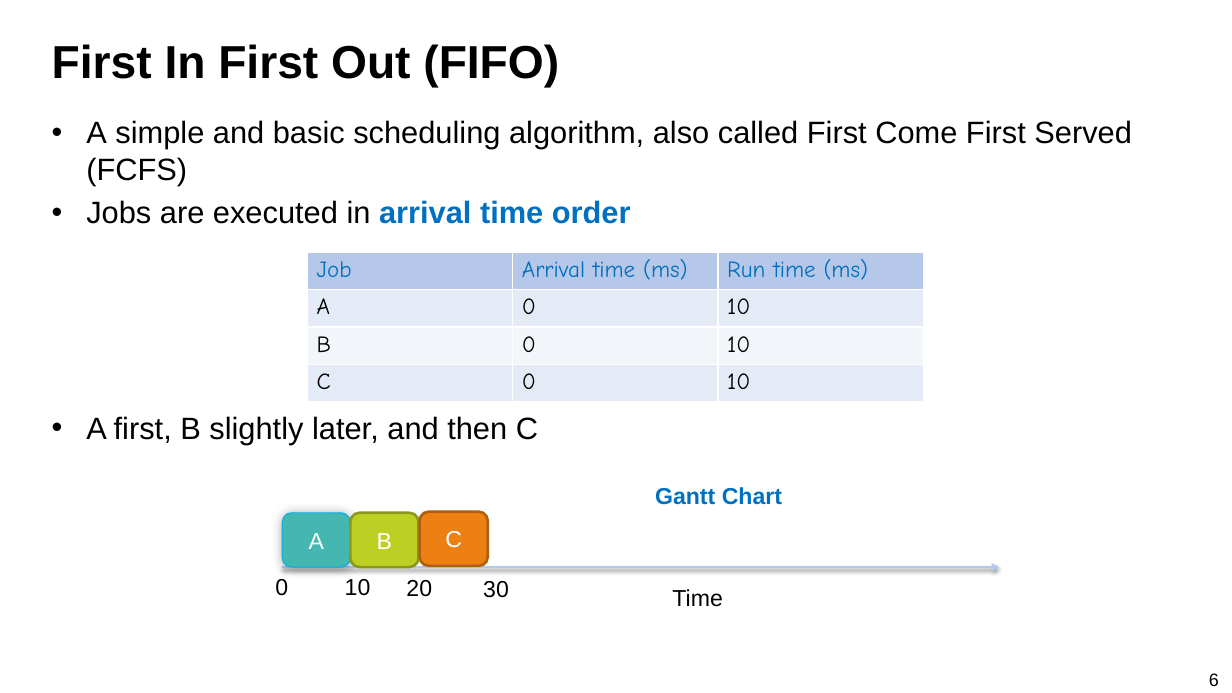
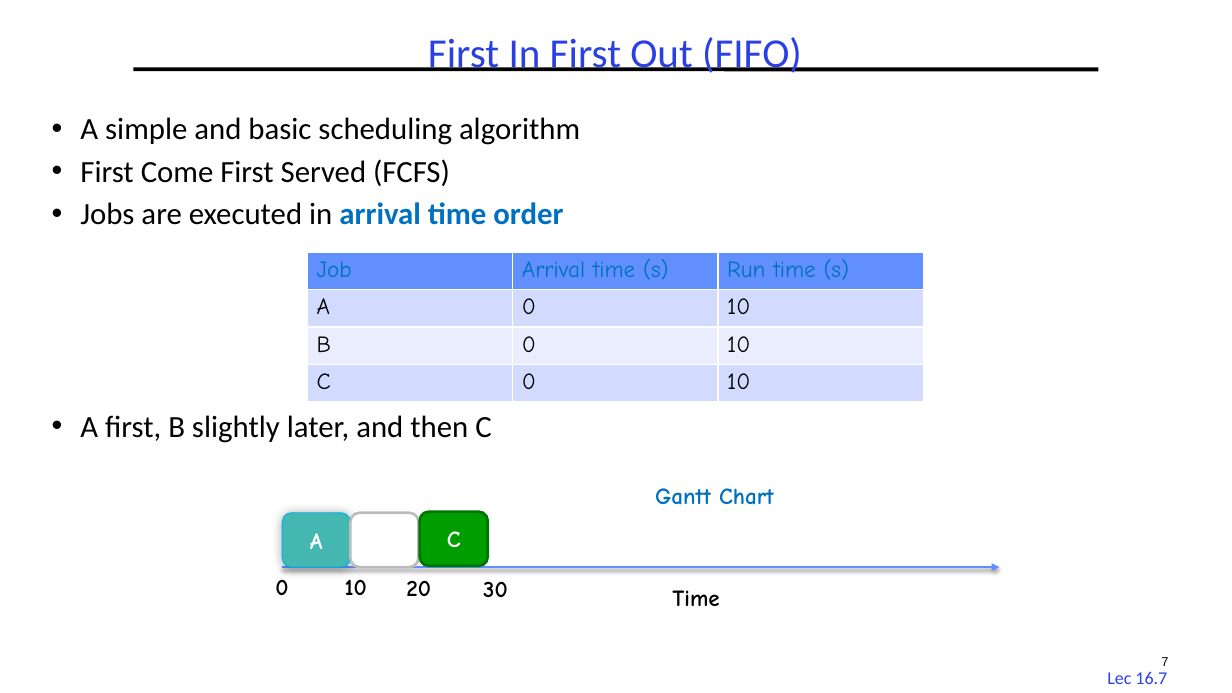
Before and after one commit to guhofstra/CSC256Fa25, a slide deck: slide 7 of PPTs/L3 Scheduling.pptx (slide 6 before the commit). Drawn at 1232x693 pixels with LibreOffice and Linux fonts; fonts in the diff are those of the drawing. Boxes give left, top, right and bottom in pixels: in the first picture for what was removed or moved away, otherwise in the second. Text is boxed around its words. In the diff, an @@ line names an element or a change of style, - is before the commit and + after.

```diff
--- a/PPTs/L3 Scheduling.pptx
+++ b/PPTs/L3 Scheduling.pptx
@@ title "First In First Out (FIFO)" at bbox=[428, 37, 802, 73]: size 36 to 32 pt, font Arial to Calibri, text colour #000000 to #2A40E2, bold off; alignment left to centre; line spacing 1 to 0.9 @@
@@ line added from (133, 69) to (1099, 69), #000000 3 pt @@
@@ text at bbox=[80, 117, 580, 186]: text changed; font Arial to Calibri @@
-• A simple and basic scheduling algorithm, also called First Come First Served (FCFS)
+• A simple and basic scheduling algorithm
+• First Come First Served (FCFS)
@@ text at bbox=[80, 202, 563, 443]: font Arial to Calibri in "Jobs are executed in arrival time order", "A first, B slightly later, and then ..."; indent changed; line spacing 1 to 0.9; more space between paragraphs @@
@@ table at bbox=[308, 252, 923, 402] @@
-row 1, column 2: Arrival time (ms)
+row 1, column 2: Arrival time (s)
-row 1, column 3: Run time (ms)
+row 1, column 3: Run time (s)
@@ fill #B6C8E9 to #618FFD in row 1 @@
@@ fill #E5EBF7 to #D2DBFE in 6 cells @@
@@ fill #F3F5FB to #EAEEFF in row 3 @@
@@ text "Gantt Chart" at bbox=[655, 488, 774, 505]: font Arial to Comic Neue @@
@@ rounded rectangle at bbox=[350, 513, 419, 567]: fill #BCD024 to #FFFFFF; outline #8B9A1B 2 pt to #BDBDBD 2 pt @@
@@ text in rounded rectangle at bbox=[377, 533, 392, 549]: text removed @@
-B
@@ rounded rectangle "C" at bbox=[420, 512, 488, 567]: font Arial to Comic Neue, bold on; fill #ED8013 to #009D00; outline #AF5F0E 2 pt to #007400 2 pt @@
@@ arrow (282, 567) - (1000, 567): stroke #B6C8E9 2 pt to #618FFD 2 pt @@
@@ font Arial to Comic Neue, bold on in 6 elements at bbox=[282, 513, 350, 567], bbox=[275, 579, 288, 595], bbox=[345, 579, 367, 595], bbox=[406, 580, 431, 596], bbox=[483, 581, 508, 597], bbox=[672, 590, 719, 606] @@
@@ page number added at bbox=[1161, 657, 1168, 666], 10 pt, text #000000 @@
+7
@@ page number added at bbox=[1107, 672, 1167, 684], 14 pt, text #2A40E2 @@
+Lec 16.7
@@ page number removed at bbox=[1209, 673, 1219, 686] @@
-6
```
Also in this commit, not shown: 41 other slides changed, 3 slides added, 13 other files.
